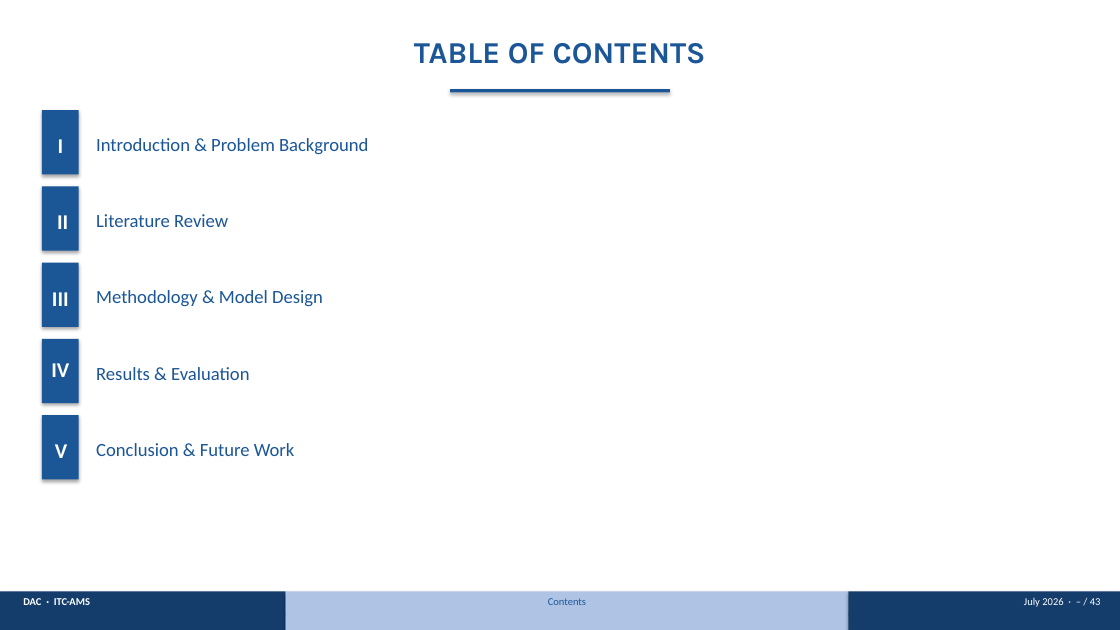
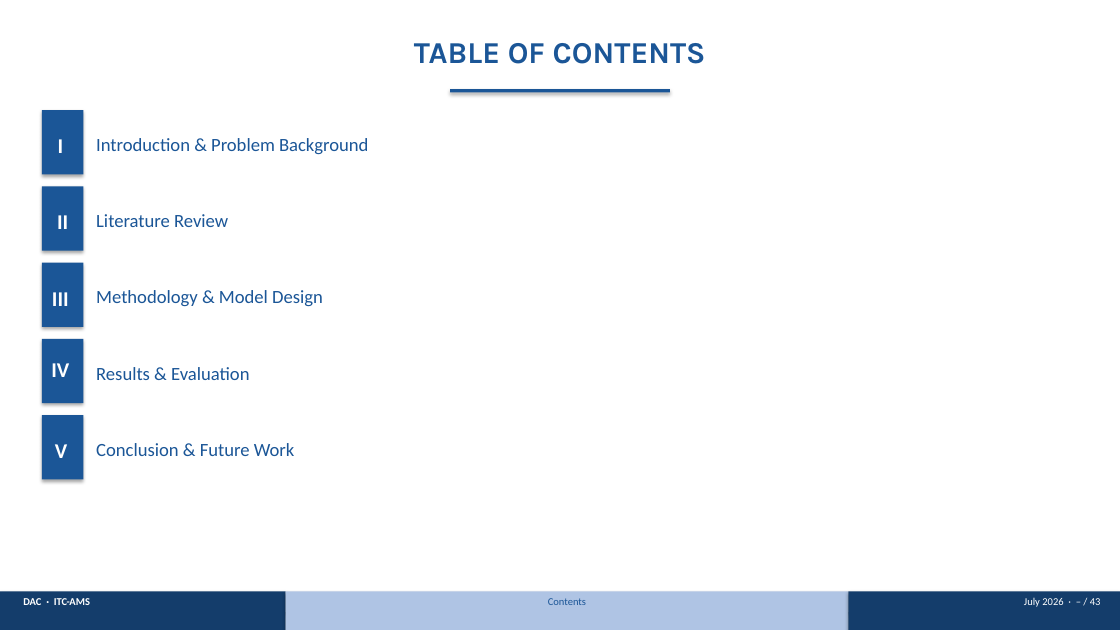
Before and after one commit to PolyTheML/DAC-UW-Thesis, a slide deck: slide 2 of thesis/health_rl/Poly_defense_presentation_v3.pptx. Drawn at 1120x630 pixels with LibreOffice and Linux fonts; fonts in the diff are those of the drawing. Boxes give left, top, right and bottom in pixels: in the first picture for what was removed or moved away, otherwise in the second. Text is boxed around its words. In the diff, an @@ line names an element or a change of style, - is before the commit and + after.

```diff
--- a/thesis/health_rl/Poly_defense_presentation_v3.pptx
+++ b/thesis/health_rl/Poly_defense_presentation_v3.pptx
@@ rectangle: place and size @@
-rectangle at (42,110,79,175)
+rectangle at (42,110,83,175)
@@ rectangle: place and size @@
-rectangle at (42,187,79,251)
+rectangle at (42,187,83,251)
@@ rectangle: place and size @@
-rectangle at (42,263,79,328)
+rectangle at (42,263,83,328)
@@ rectangle: place and size @@
-rectangle at (42,339,79,404)
+rectangle at (42,339,83,404)
@@ rectangle: place and size @@
-rectangle at (42,415,79,480)
+rectangle at (42,415,83,480)
```
Also in this commit, not shown: 2 other files.
